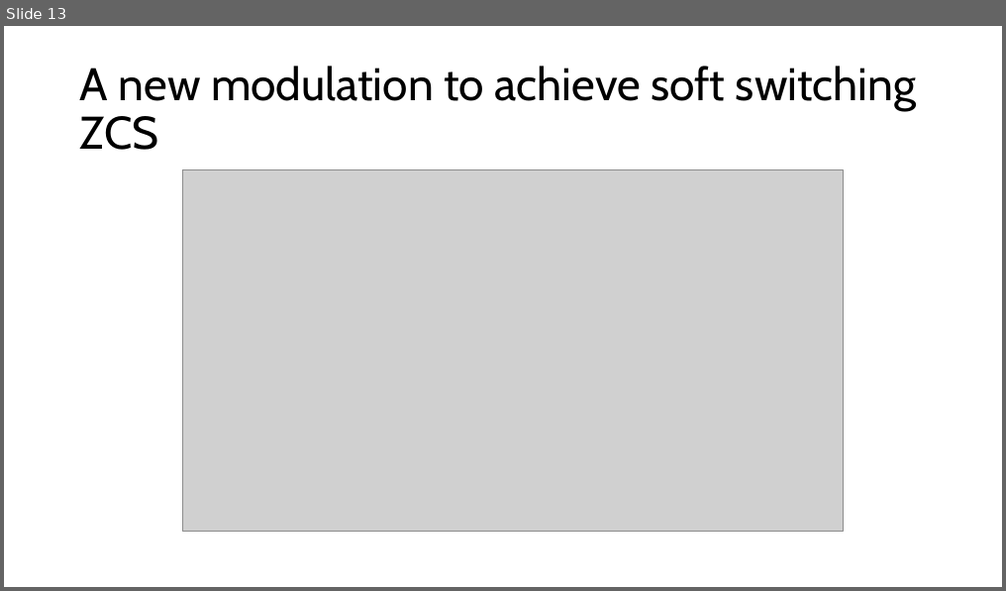
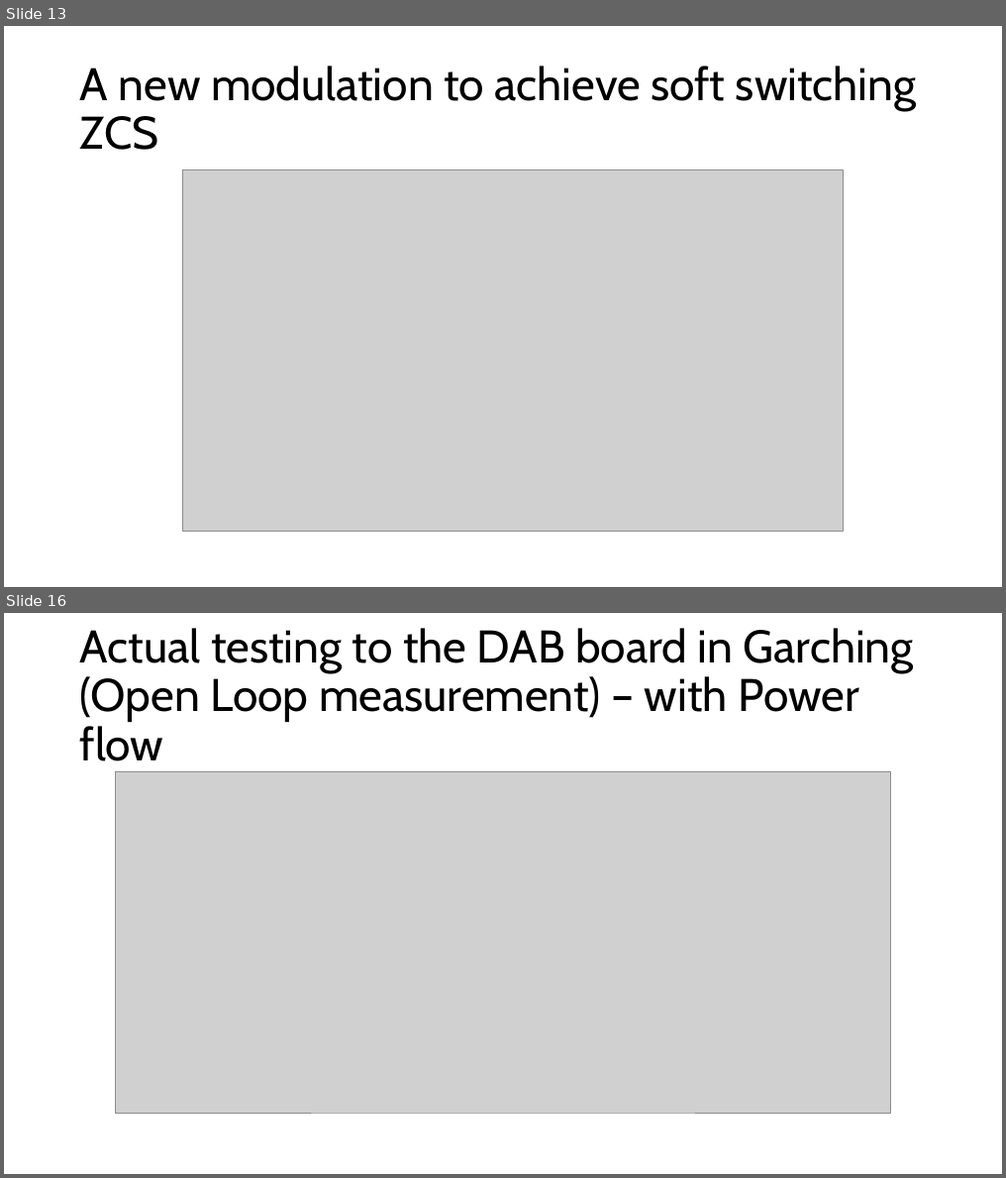
Before and after one commit to microchip-pic-avr-examples/dspic33ck-power-dcdc-dual-active-bridge-development-platform, a slide deck: dab_development.pptx. Shown one above the other, each under a label of ours: slide 13 before the commit, slides 13 and 16 after it; the slides between them are not shown. The pictures are 1006x591 and 1006x1178 pixels, drawn with LibreOffice and Linux fonts; fonts in the diff are those of the drawing; grey boxes stand for pictures. Boxes give left, top, right and bottom in pixels: in the first picture for what was removed or moved away, otherwise in the second. Text is boxed around its words. In the diff, an @@ line names an element or a change of style, - is before the commit and + after.

```diff
--- a/dab_development.pptx
+++ b/dab_development.pptx
@@ slide 16 added at [4,613,1002,1174], background #FFFFFF @@
@@ title added at [80,628,914,761], 44 pt, text #000000 @@
+Actual testing to the DAB board in Garching (Open Loop measurement) – with Power flow
@@ picture added at [115,772,891,1114] @@
```
Also in this commit, not shown: 2 other slides added, 1 slide removed, 5 other files.
